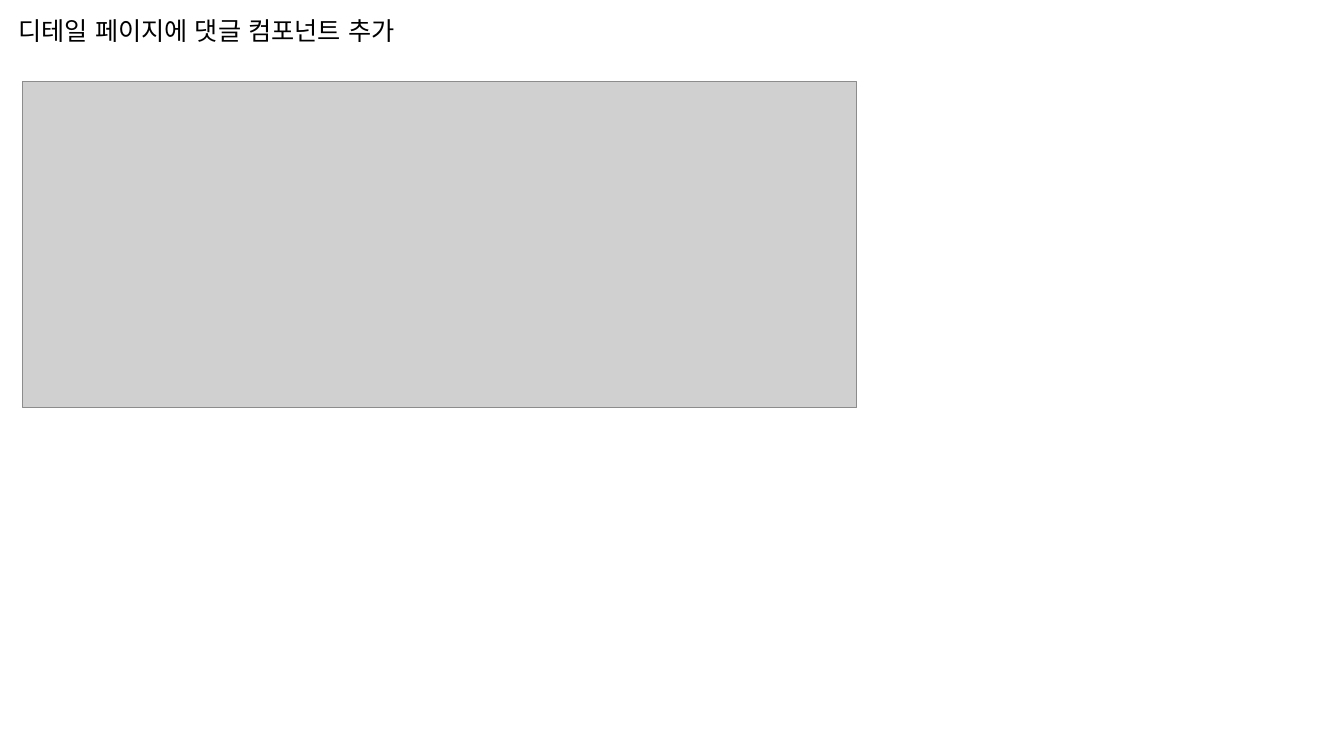
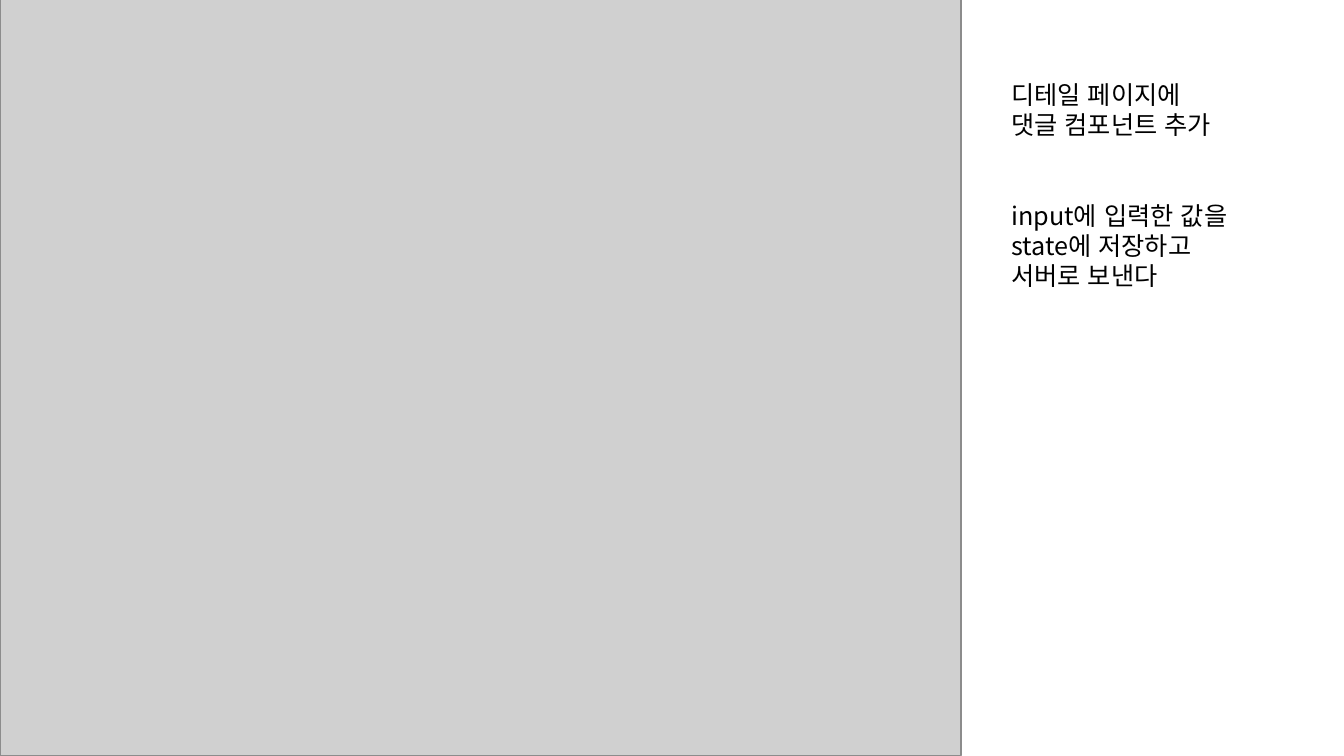
Before and after one commit to sonsungjong/next_board, a slide deck: slide 27 of next게시글.pptx. Drawn at 1344x756 pixels with LibreOffice and Linux fonts; fonts in the diff are those of the drawing; grey boxes stand for pictures. Boxes give left, top, right and bottom in pixels: in the first picture for what was removed or moved away, otherwise in the second. Text is boxed around its words. In the diff, an @@ line names an element or a change of style, - is before the commit and + after.

```diff
--- a/next게시글.pptx
+++ b/next게시글.pptx
@@ picture added at box(0, 0, 961, 756) @@
@@ picture removed at box(23, 82, 857, 408) @@
@@ text at box(1011, 83, 1227, 287): text changed @@
-디테일 페이지에 댓글 컴포넌트 추가
+디테일 페이지에
+댓글 컴포넌트 추가
+input에 입력한 값을
+state에 저장하고
+서버로 보낸다
```
Also in this commit, not shown: 2 slides added, 8 other files.
